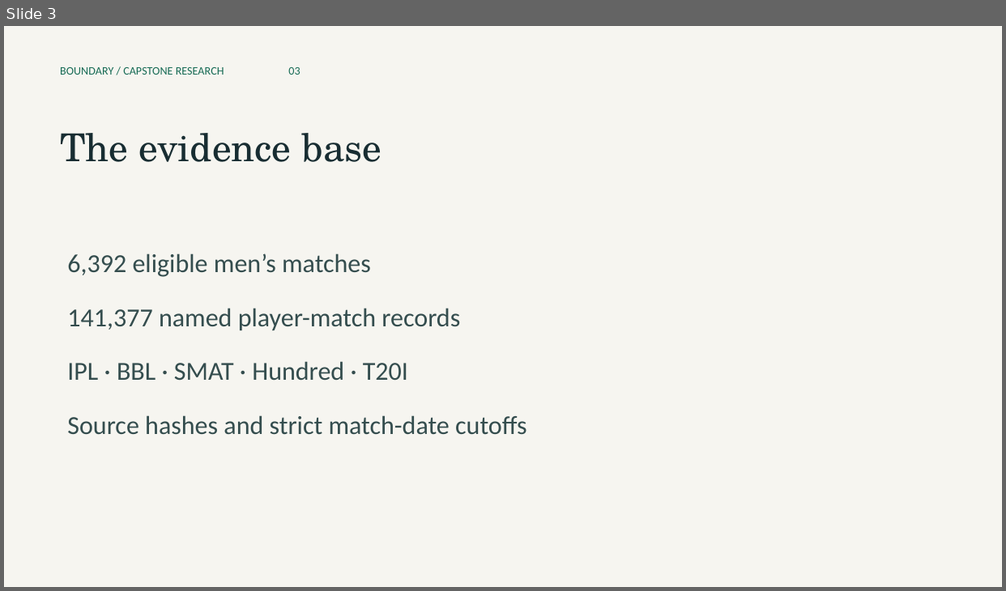
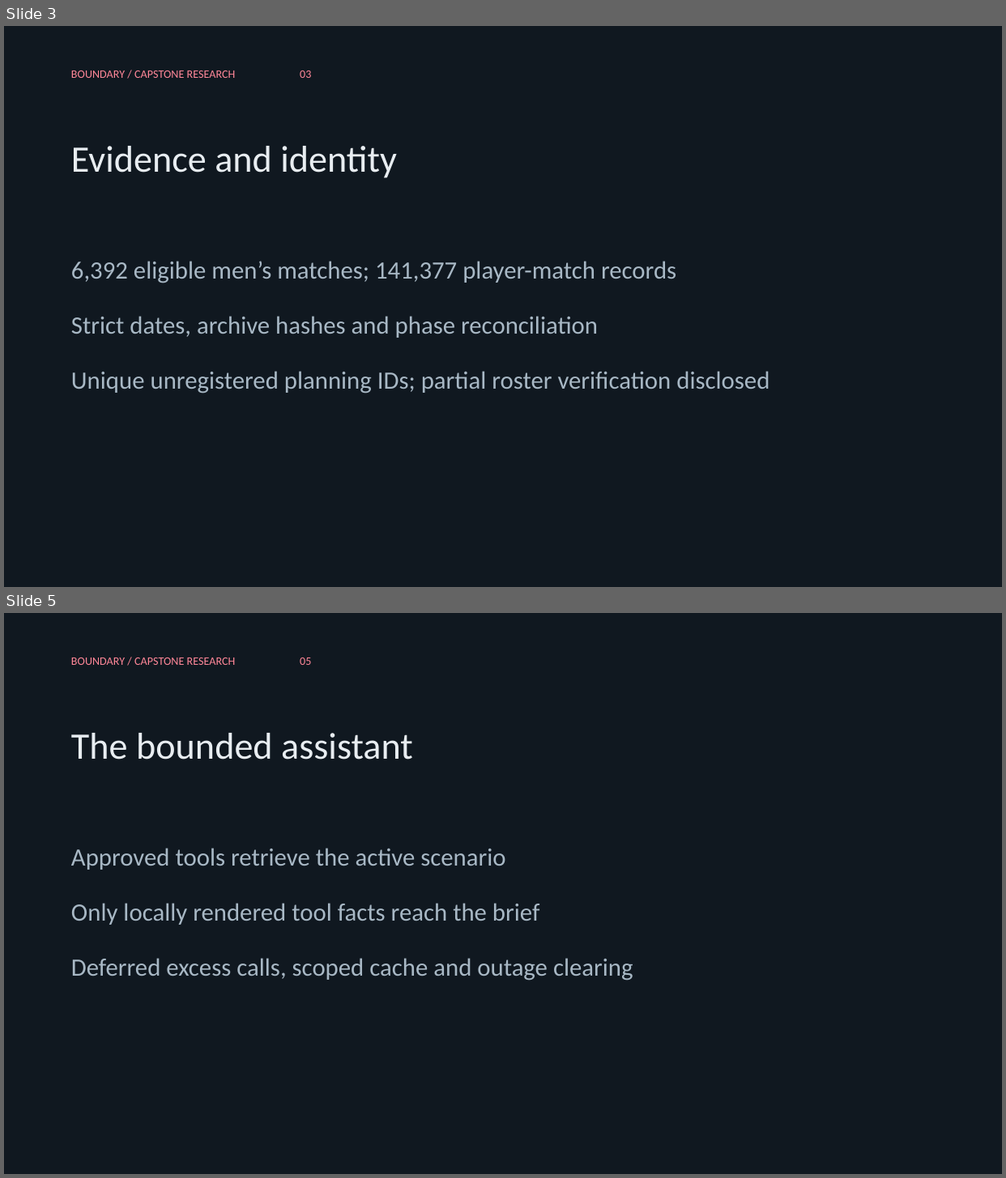
Before and after one commit to br-abishek-07/boundary-cricket-capstone, a slide deck: docs/Capstone_Presentation.pptx. Shown one above the other, each under a label of ours: slide 3 before the commit, slides 3 and 5 after it; the slides between them are not shown. The pictures are 1006x591 and 1006x1178 pixels, drawn with LibreOffice and Linux fonts; fonts in the diff are those of the drawing. Boxes give left, top, right and bottom in pixels: in the first picture for what was removed or moved away, otherwise in the second. Text is boxed around its words. In the diff, an @@ line names an element or a change of style, - is before the commit and + after.

Commit message:
Correct evidence integrity, supported XI workloads and grounded agent; add franchise themes
Preserve player identities and raw totals, correct phase filters, enforce complete bowling allocation, isolate private-session records, and gate research forecasts against the learned chase baseline. Add bundled marks, franchise accents and Light/Dark appearance.

Validation: 31 core regressions, 41 UI workflow checks and 5 local Chromium checks. Live provider quality and full current squad verification remain disclosed limits.

```diff
--- a/docs/Capstone_Presentation.pptx
+++ b/docs/Capstone_Presentation.pptx
@@ slide 5 added at [4, 613, 1002, 1174], background #101820 @@
@@ text added at [71, 658, 311, 665], 11 pt, text #FF8798 @@
+BOUNDARY / CAPSTONE RESEARCH 05
@@ text added at [71, 733, 413, 760], 36 pt, text #E8EDF1 @@
+The bounded assistant
@@ text added at [71, 848, 633, 981], 24 pt, text #A8B8C5 @@
+Approved tools retrieve the active scenario
+Only locally rendered tool facts reach the brief
+Deferred excess calls, scoped cache and outage clearing
@@ slide 3 changed as well @@
@@ background #F6F5F0 to #101820 @@
@@ text "BOUNDARY / CAPSTONE RESEARCH 03": place and size @@
-text "BOUNDARY / CAPSTONE RESEARCH 03" at [60, 67, 300, 75]
+text "BOUNDARY / CAPSTONE RESEARCH 03" at [71, 71, 311, 78]
@@ text "BOUNDARY / CAPSTONE RESEARCH 03" at [71, 71, 311, 78]: text colour #176B55 to #FF8798; more space between paragraphs @@
@@ text at [71, 146, 397, 178]: text changed; size 37 to 36 pt; font TeX Gyre Schola to Calibri; text colour #182D32 to #E8EDF1 @@
-The evidence base
+Evidence and identity
@@ text at [71, 261, 769, 394]: text changed; size 25 to 24 pt; text colour #344D4E to #A8B8C5 @@
-6,392 eligible men’s matches
-141,377 named player-match records
-IPL · BBL · SMAT · Hundred · T20I
-Source hashes and strict match-date cutoffs
+6,392 eligible men’s matches; 141,377 player-match records
+Strict dates, archive hashes and phase reconciliation
+Unique unregistered planning IDs; partial roster verification disclosed
```
Also in this commit, not shown: 8 other slides added, 9 slides removed, 52 other files.
